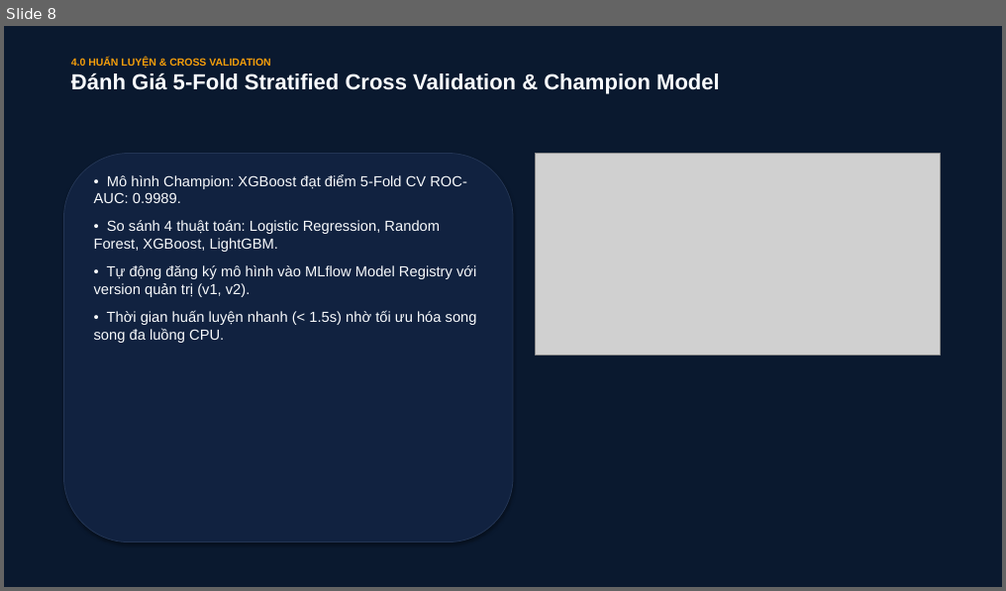
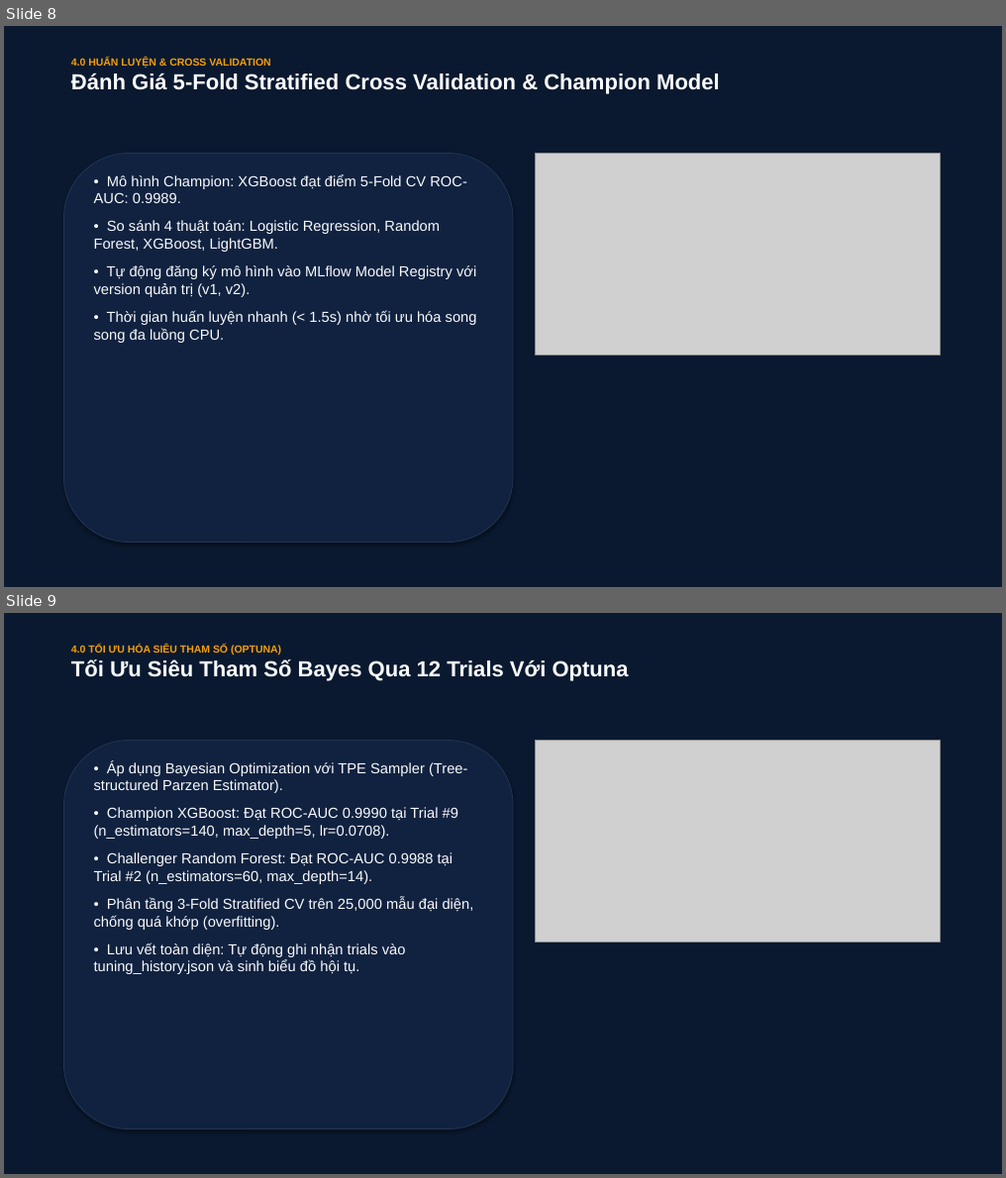
Before and after one commit to chinhpui23th07/Customer-Churn-Prediction-IS402.R11, a slide deck: docs/Slide_Thuyet_Trinh_MLOps_Customer_Churn.pptx. Shown one above the other, each under a label of ours: slide 8 before the commit, slides 8 and 9 after it. The pictures are 1006x591 and 1006x1178 pixels, drawn with LibreOffice and Linux fonts; fonts in the diff are those of the drawing; grey boxes stand for pictures. Boxes give left, top, right and bottom in pixels: in the first picture for what was removed or moved away, otherwise in the second. Text is boxed around its words. In the diff, an @@ line names an element or a change of style, - is before the commit and + after.

Commit message:
docs: sync report with real Optuna tuning

```diff
--- a/docs/Slide_Thuyet_Trinh_MLOps_Customer_Churn.pptx
+++ b/docs/Slide_Thuyet_Trinh_MLOps_Customer_Churn.pptx
@@ slide 9 added at box(4, 613, 1002, 1174), background #0A192F @@
@@ text added at box(71, 645, 629, 681), 21 pt, text #F8FAFC, bold @@
+4.0 TỐI ƯU HÓA SIÊU THAM SỐ (OPTUNA)
+Tối Ưu Siêu Tham Số Bayes Qua 12 Trials Với Optuna
@@ rounded rectangle added at box(63, 741, 513, 1130), fill #112240, outline #233554 0.75 pt @@
@@ picture added at box(536, 741, 940, 943) @@
@@ text added at box(94, 761, 474, 974), 14 pt, text #F8FAFC @@
+• Áp dụng Bayesian Optimization với TPE Sampler (Tree-structured Parzen Estimator).
+• Champion XGBoost: Đạt ROC-AUC 0.9990 tại Trial #9 (n_estimators=140, max_depth=5, lr=0.0708).
+• Challenger Random Forest: Đạt ROC-AUC 0.9988 tại Trial #2 (n_estimators=60, max_depth=14).
+• Phân tầng 3-Fold Stratified CV trên 25,000 mẫu đại diện, chống quá khớp (overfitting).
+• Lưu vết toàn diện: Tự động ghi nhận trials vào tuning_history.json và sinh biểu đồ hội tụ.
```
Also in this commit, not shown: 5 other files.
